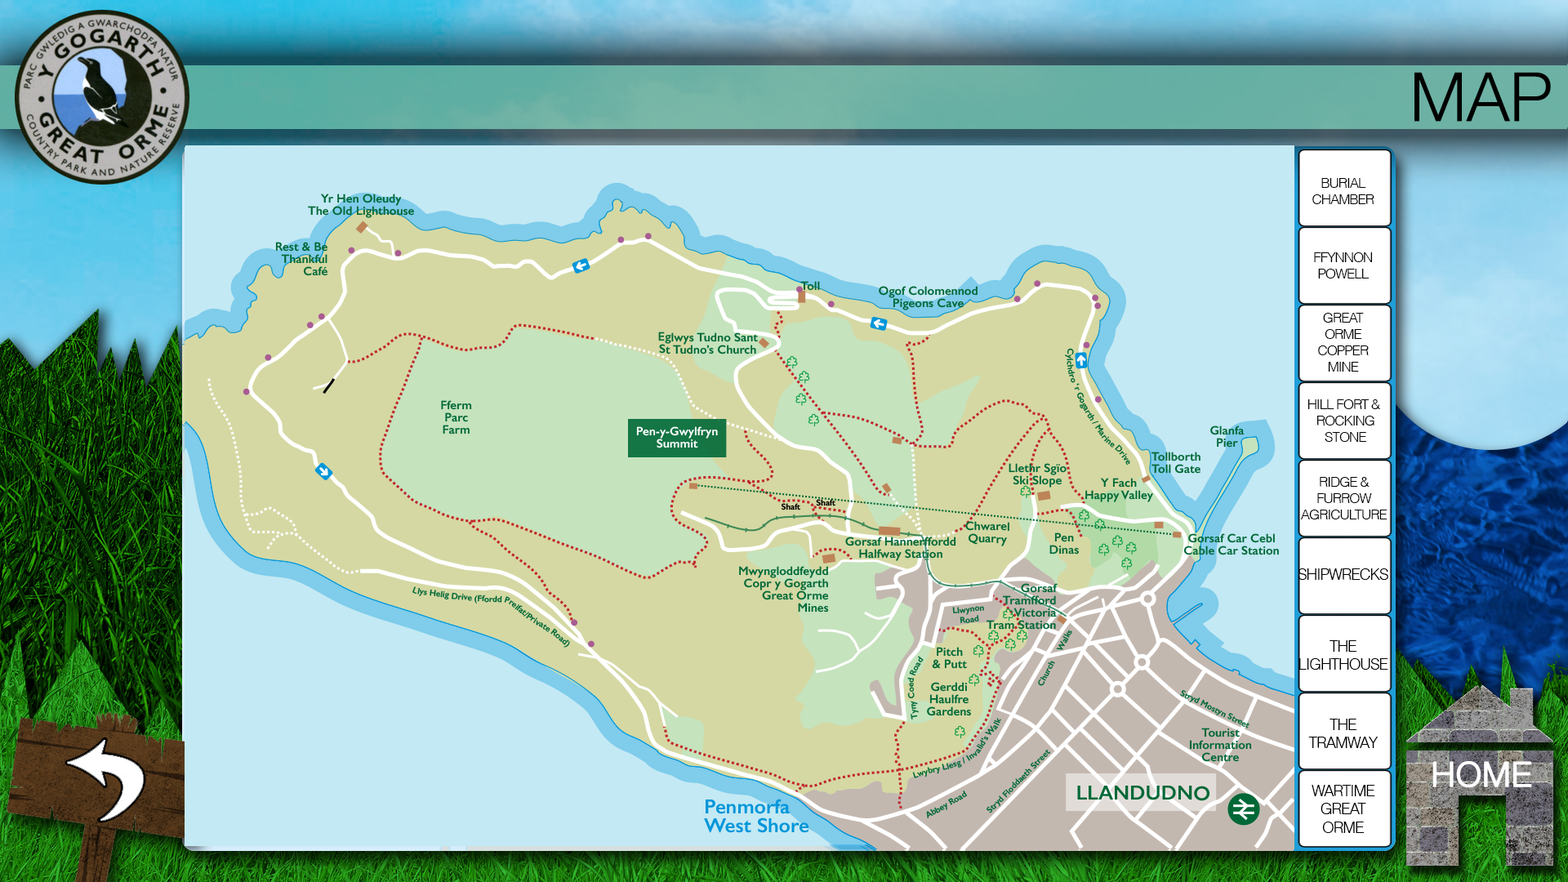
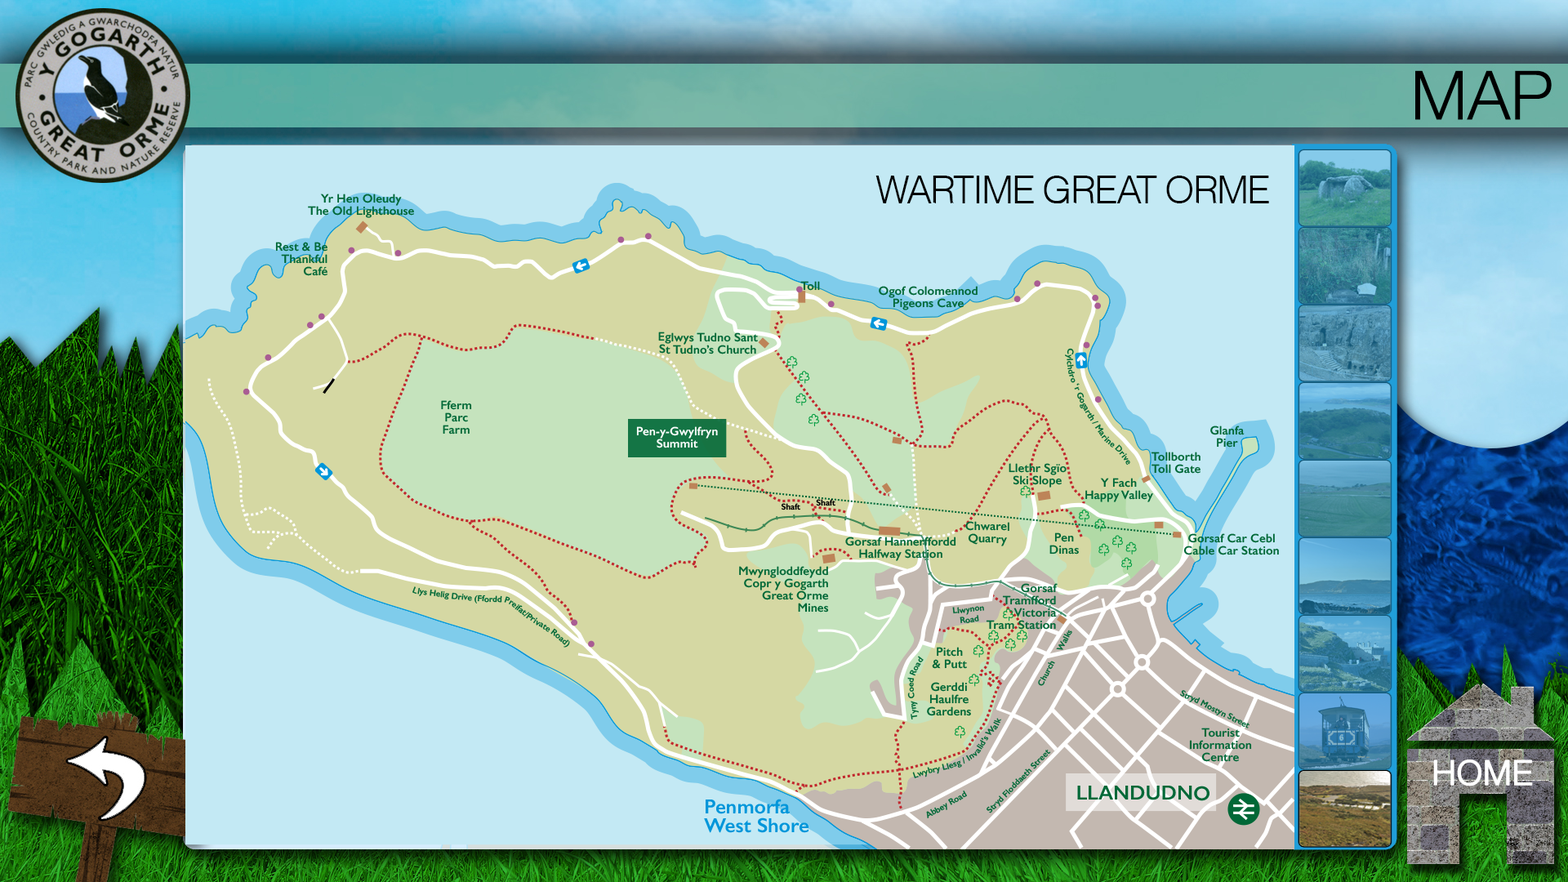
Revision of a layered 1568 × 882 image; what changed, layer by layer:
added layer "9" in group "labels" over [875, 175, 1270, 204]
removed layer "Layer 5 copy 17" (in "Group 2") from group "Group 2" over [1299, 769, 1393, 848]
removed layer "Layer 5 copy 16" (in "Group 2") from group "Group 2" over [1297, 691, 1393, 771]
removed layer "Layer 5 copy 15" (in "Group 2") from group "Group 2" over [1297, 614, 1393, 693]
removed layer "Layer 5 copy 14" (in "Group 2") from group "Group 2" over [1297, 536, 1393, 615]
removed layer "Layer 5 copy 13" (in "Group 2") from group "Group 2" over [1297, 458, 1393, 538]
removed layer "Layer 5 copy 12" from group "Group 2" over [1297, 381, 1393, 460]
removed layer "Layer 5 copy 11" from group "Group 2" over [1297, 303, 1393, 383]
removed layer "Layer 5 copy 10" from group "Group 2" over [1297, 226, 1393, 305]
removed layer "Layer 5 copy 9" from group "Group 2" over [1297, 148, 1393, 228]
removed layer "History-map-page_1" over [0, 1, 1568, 882]
added layer "Layer 5 copy 16" (in "Group 2") (45%) in group "Group 2" over [1297, 691, 1393, 771]
added layer "Layer 5 copy 15" (in "Group 2") (45%) in group "Group 2" over [1297, 614, 1393, 693]
added layer "Layer 5 copy 14" (in "Group 2") (45%) in group "Group 2" over [1297, 536, 1393, 615]
added layer "Layer 5 copy 13" (in "Group 2") (45%) in group "Group 2" over [1297, 458, 1393, 538]
added layer "4" (2nd of 2, in "Group 2") (45%) in group "Group 2" over [1297, 381, 1393, 460]
added layer "3" (2nd of 2, in "Group 2") (45%) in group "Group 2" over [1297, 303, 1393, 383]
added layer "2" (2nd of 2, in "Group 2") (45%) in group "Group 2" over [1297, 226, 1393, 305]
added layer "1" (2nd of 2, in "Group 2") (45%) in group "Group 2" over [1297, 148, 1393, 228]
added group "Group 3" with 2 layers over [0, 1, 1568, 882]
added layer "Layer 1" in group "Group 3" over [1237, 143, 1398, 851]
moved "Layer 0" into group "Group 3" over [0, 1, 1568, 882]
…and 10 more changes (1 added, 9 removed)